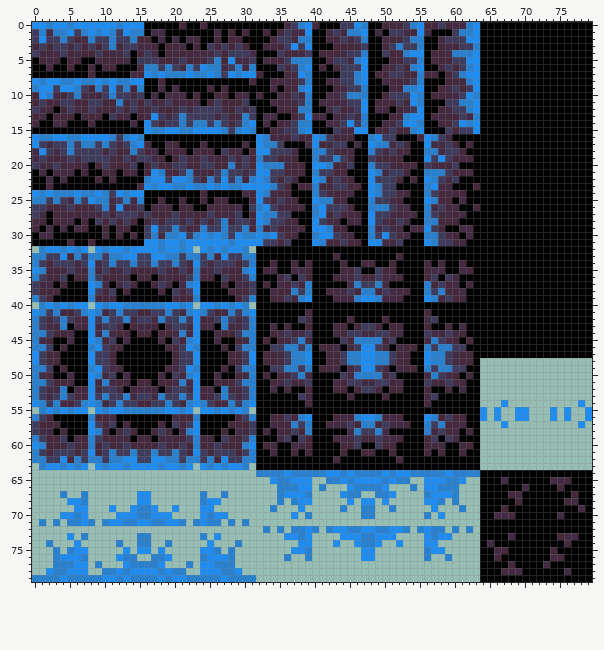
File history of a sprite sheet, graphics/tileset-forest-grass.png. Above: the version before the commit.
The file is 80x80 pixels.
And afterwards:
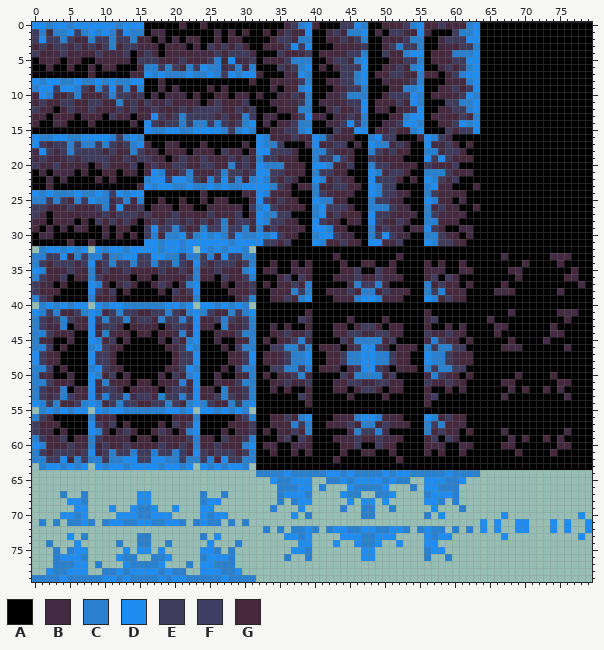
Palette (. is transparent): A #000000  B #432c43  C #2880cf  D #1e8cf0  E #3e3b5c  F #3c4065  G #45283c
Diff:
Colour A is added in rows 48 to 49 at x 64 to 79; in row 50 at x 64 to 68, 70 to 73 and 75 to 79; in row 51 at x 64 to 66, 69 to 74 and 77 to 79; in row 52 at x 64 to 67, 69, 71 to 72, 74 and 76 to 79; in row 53 at x 64 to 66, 68 to 75 and 77 to 79; in row 54 at x 64 to 66, 68 to 77 and 79.
Colour A is added in rows 55 to 56 at x 65, 67 to 68, 71 to 73, 75 and 77 to 78; in row 57 at x 64 to 66, 68 to 77 and 79; in row 58 at x 64 to 66, 68 to 75 and 77 to 79; in row 59 at x 64 to 67, 69, 71 to 72, 74 and 76 to 79; in row 60 at x 64 to 66, 69 to 74 and 77 to 79; in row 61 at x 64 to 68, 70 to 73 and 75 to 79.
Colour A is added in rows 62 to 63 at x 64 to 79.
Colour A replaces colour D in row 54 at x 67 and 78; in rows 55 to 56 at x 64, 66, 69 to 70, 74, 76 and 79; in row 57 at x 67 and 78.
Colour B is added in row 52 at x 68 and 75; in row 53 at x 67 and 76; in row 58 at x 67 and 76; in row 59 at x 68 and 75.
Colour B replaces colour A in row 33 at x 67 and 74 to 75; in row 34 at x 70; in row 35 at x 69; in row 36 at x 77; in row 37 at x 78; in row 38 at x 66 to 67 and 75.
Colour B replaces colour A in row 41 at x 68 and 76 to 77; in row 42 at x 65; in row 43 at x 66; in row 44 at x 74; in row 45 at x 73; in row 46 at x 68 to 69 and 76.
Colour D replaces colour A in row 70 at x 78; in rows 71 to 72 at x 64, 66, 69 to 70, 74, 76 and 79; in row 73 at x 67 and 78.
Colour D replaces colour B in row 70 at x 67.
Colour G is added in row 50 at x 69 and 74; in row 51 at x 67 to 68 and 75 to 76; in row 52 at x 70 and 73; in row 59 at x 70 and 73; in row 60 at x 67 to 68 and 75 to 76; in row 61 at x 69 and 74.
Colour G replaces colour A in row 33 at x 76; in row 34 at x 75; in row 35 at x 68 and 77; in row 36 at x 69 and 76; in row 37 at x 67; in row 38 at x 68.
Colour G replaces colour A in row 41 at x 75; in row 42 at x 76; in row 43 at x 67 and 74; in row 44 at x 66 and 75; in row 45 at x 68; in row 46 at x 67.
Colour A is gone in row 64 at x 64 to 79; in row 65 at x 64 to 66, 68 to 73 and 77 to 79; in row 66 at x 64 to 69, 71 to 74 and 76 to 79; in row 67 at x 64 to 67, 70 to 76 and 78 to 79; in row 68 at x 64 to 68, 70 to 75 and 78 to 79; in row 69 at x 64 to 66, 68 to 77 and 79.
Colour A is gone in row 70 at x 64 to 65, 69 to 74, 76 to 77 and 79; in rows 71 to 72 at x 65, 67 to 68, 71 to 73, 75 and 77 to 78; in row 73 at x 64 to 66, 69 to 74 and 79; in row 74 at x 64, 66 to 75 and 77 to 79; in row 75 at x 64 to 65, 68 to 73 and 75 to 79; in row 76 at x 64 to 65, 67 to 73 and 76 to 79.
Colour A is gone in row 77 at x 64 to 67, 69 to 72 and 74 to 79; in row 78 at x 64 to 66, 70 to 75 and 77 to 79; in row 79 at x 64 to 79.
Colour B is gone in row 65 at x 67 and 74 to 75; in row 66 at x 70; in row 67 at x 69; in row 68 at x 77; in row 69 at x 78; in row 70 at x 66 and 75.
Colour B is gone in row 73 at x 68 and 76 to 77; in row 74 at x 65; in row 75 at x 66; in row 76 at x 74; in row 77 at x 73; in row 78 at x 68 to 69 and 76.
Colour G is gone in row 65 at x 76; in row 66 at x 75; in row 67 at x 68 and 77; in row 68 at x 69 and 76; in row 69 at x 67; in row 70 at x 68.
Colour G is gone in row 73 at x 75; in row 74 at x 76; in row 75 at x 67 and 74; in row 76 at x 66 and 75; in row 77 at x 68; in row 78 at x 67.
Where, in picture pixels (left, top, right, bottom), the same in both pictures:
changed: (480, 253, 592, 582)
